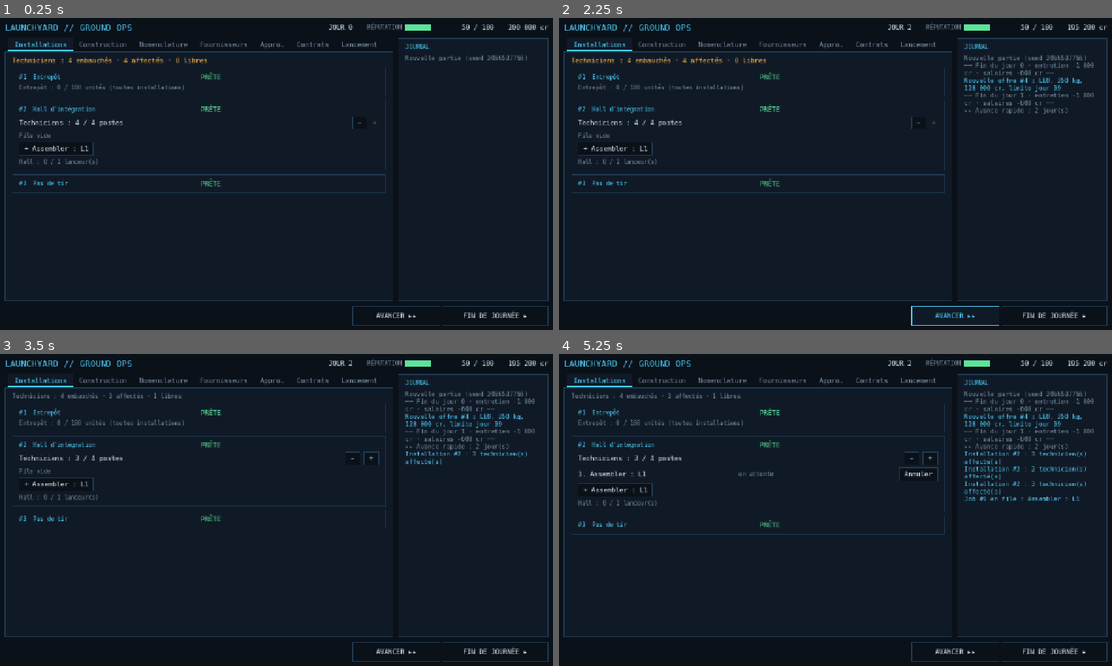
Above: before the commit, frames 1-4 (two rows, left to right).
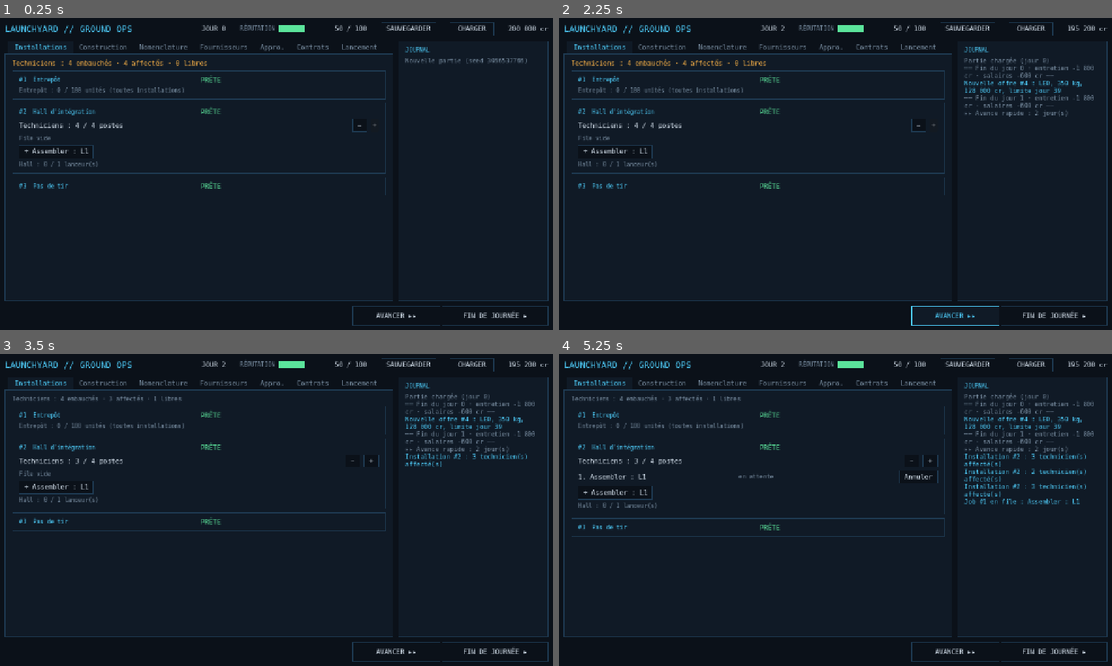
Above: after the commit, the same moments.

Repository: Flavienhr/launchyard
Game: Godot game, scene res://ui/main.tscn
Same seed, same stepped clock (60 frames per second), same inputs: the game is played once before the commit and once after it.
Inputs (mouse positions are in pixels of both pictures, inside the frame that each line leads up to):
- Up to frame 1 (0.25 s): no input
- Up to frame 2 (2.25 s): click (968, 27) at 0.5 s, where only the run after the commit has a clickable "SAUVEGARDER"; click (1029, 27) at 1.25 s, where only the run after the commit has a clickable "CHARGER"; click "AVANCER ▸▸" at 2 s
- Up to frame 3 (3.5 s): click "−" at 2.75 s
- Up to frame 4 (5.25 s): click "−" at 3.5 s; click "+" at 4.25 s; click "+ Assembler : L1" at 5 s

The runs differ from the first frame. In frame 1, 5.9% of the frame differs, in the area x 0-100%, y 1-57%; in frame 2, 7.1%; in frame 3, 6.6%; in frame 4, 7.8%, in the area x 0-100%, y 1-59%.

Commit message:
feat(ui): sauvegarde, autosave et écran Continuer, compteur de rebuts dans la sim Closes #69
Co-Authored-By: Claude Sonnet 5.5 <noreply@anthropic.com>
Claude-Session: https://claude.ai/code/session_01NqCx3gLc8aLXDSXFQhNcF2

Diff:
--- a/sim/game_state.gd
+++ b/sim/game_state.gd
@@ -23,6 +23,7 @@
 var days_in_debt: int = 0      # consecutive days with money < 0, spec 004 R1
 var game_over: bool = false    # bankruptcy reached, spec 004 R3
 var recipe_attempts: Dictionary = {} # recipe_id -> jobs that reached quality control, spec 006 R4
+var recipe_scrapped: Dictionary = {} # recipe_id -> jobs scrapped at quality control
 var market: Dictionary = MarketRules.empty_state() # {index, prev_index, shortages: id -> ends_day, spot_used}, spec 007
 
 var supply_contracts: Array = [] # see SupplyRules, spec 007 R4
@@ -52,6 +53,7 @@
 		"days_in_debt": days_in_debt,
 		"game_over": game_over,
 		"recipe_attempts": recipe_attempts.duplicate(true),
+		"recipe_scrapped": recipe_scrapped.duplicate(true),
 		"market": market.duplicate(true),
 		"supply_contracts": supply_contracts.duplicate(true),
 		"next_supply_contract_id": next_supply_contract_id,
@@ -112,6 +114,9 @@
 	s.recipe_attempts = d.get("recipe_attempts", {}).duplicate(true)
 	for recipe_id in s.recipe_attempts:
 		s.recipe_attempts[recipe_id] = int(s.recipe_attempts[recipe_id])
+	s.recipe_scrapped = d.get("recipe_scrapped", {}).duplicate(true)
+	for recipe_id in s.recipe_scrapped:
+		s.recipe_scrapped[recipe_id] = int(s.recipe_scrapped[recipe_id])
 	s.market = _market_from_dict(d.get("market", MarketRules.empty_state()))
 	s.supply_contracts = d.get("supply_contracts", []).duplicate(true)
 	for contract in s.supply_contracts:
--- a/sim/queries.gd
+++ b/sim/queries.gd
@@ -693,7 +693,7 @@
 
 
 ## Scrap curve of a recipe for display: {start, current, floor, attempts,
-## attempts_to_floor (0 when already at the floor)}.
+## attempts_to_floor (0 when already at the floor), scrapped (jobs lost so far)}.
 static func scrap_info(state: GameState, data: GameData, recipe_id: String) -> Dictionary:
 	var recipe: Dictionary = data.recipes[recipe_id]
 	var start := float(recipe.get("scrap_rate_start", 0))
@@ -704,7 +704,8 @@
 	if drop > 0.0 and start > floor_rate:
 		to_floor = maxi(0, ceili((start - floor_rate) / drop - 0.000001) - attempts)
 	return {"start": start, "current": scrap_rate(state, data, recipe_id), "floor": floor_rate,
-		"attempts": attempts, "attempts_to_floor": to_floor, "has_scrap": start > 0.0}
+		"attempts": attempts, "attempts_to_floor": to_floor, "has_scrap": start > 0.0,
+		"scrapped": int(state.recipe_scrapped.get(recipe_id, 0))}
 
 
 # --- Market (spec 007) ---
--- a/sim/simulation.gd
+++ b/sim/simulation.gd
@@ -640,6 +640,7 @@
 		job["scrap_rate"] = rate
 		if scrapped:
 			facility["jobs"].pop_front()
+			state.recipe_scrapped[job["recipe_id"]] = int(state.recipe_scrapped.get(job["recipe_id"], 0)) + 1
 			events.append(_event("job_scrapped", {
 				"job_id": job["id"], "facility_id": facility["id"],
 				"recipe_id": job["recipe_id"], "scrap_rate": rate,
--- a/tests/sim/test_scrap.gd
+++ b/tests/sim/test_scrap.gd
@@ -101,6 +101,18 @@
 	assert_eq(r.state.stock.get("ore", 0), 0)
 	assert_eq(_jobs(r.state, "forge").size(), 0)
 	assert_eq(r.state.recipe_attempts["make_engine"], 1)
+
+
+func test_recipe_scrapped_counts_and_survives_json() -> void:
+	var s := _setup({"scrap_rate_start": 1.0, "scrap_rate_floor": 1.0})
+	var state: GameState = s[0]
+	state.stock = {"part": 1, "ore": 1}
+	var r := F.run(state, s[1], 1, {0: _queue_engine(state)})
+	assert_eq(r.state.recipe_scrapped["make_engine"], 1)
+	assert_eq(SimQueries.scrap_info(r.state, s[1], "make_engine")["scrapped"], 1)
+	var restored := GameState.from_dict(JSON.parse_string(JSON.stringify(r.state.to_dict())))
+	assert_eq(restored.recipe_scrapped["make_engine"], 1)
+	assert_eq(typeof(restored.recipe_scrapped["make_engine"]), TYPE_INT)
 
 
 ## Scrap results of the forge over 20 seeds, with or without a mill job the same day.
--- /dev/null
+++ b/tests/ui/test_save_game.gd
@@ -0,0 +1,112 @@
+extends TestCase
+## Issue #69: SaveGame / GameSession save and load. Files live under
+## user://test_saves/ and are removed after each test.
+
+const F := preload("res://tests/sim/fixtures.gd")
+const DIR := "user://test_saves"
+const PATH := "user://test_saves/save.json"
+
+
+func _cleanup() -> void:
+	for file_name in DirAccess.get_files_at(DIR):
+		DirAccess.remove_absolute(DIR.path_join(file_name))
+	DirAccess.remove_absolute(DIR)
+
+
+func _write_raw(text: String) -> void:
+	DirAccess.make_dir_recursive_absolute(DIR)
+	var file := FileAccess.open(PATH, FileAccess.WRITE)
+	file.store_string(text)
+	file.close()
+
+
+## Scripted game: same commands on the same days for every run.
+func _play(session: GameSession, from_day: int, to_day: int) -> void:
+	for day in range(from_day, to_day):
+		if day == 0:
+			session.submit(Command.order("acme", "steel", 3))
+		if day == 3:
+			session.submit(Command.order("acme", "steel", 2))
+		session.end_day()
+
+
+func _json(state: GameState) -> String:
+	return JSON.stringify(state.to_dict())
+
+
+func test_roundtrip_gives_identical_state() -> void:
+	var session := GameSession.new(F.data(), 5)
+	_play(session, 0, 6)
+	assert_true(session.save_to(PATH)["ok"])
+	var result := GameSession.load_from(PATH, F.data())
+	assert_true(result["ok"])
+	var loaded: GameSession = result["session"]
+	assert_eq(_json(loaded.state), _json(session.state))
+	assert_eq(loaded.command_log.keys(), session.command_log.keys())
+	assert_eq(loaded.command_log[0][0]["args"]["quantity"], 3)
+	assert_eq(typeof(loaded.command_log[0][0]["args"]["quantity"]), TYPE_INT)
+	_cleanup()
+
+
+func test_resumed_game_matches_uninterrupted_one() -> void:
+	var full := GameSession.new(F.data(), 9)
+	_play(full, 0, 20)
+	var first := GameSession.new(F.data(), 9)
+	_play(first, 0, 10)
+	first.save_to(PATH)
+	var loaded: GameSession = GameSession.load_from(PATH, F.data())["session"]
+	_play(loaded, 10, 20)
+	assert_eq(_json(loaded.state), _json(full.state))
+	assert_eq(loaded.command_log.keys(), full.command_log.keys())
+	_cleanup()
+
+
+func test_corrupt_file_is_refused() -> void:
+	for text in ["", "not json {", "[1, 2]", "{\"save_version\": 1}",
+			"{\"save_version\": 1, \"state\": {}, \"command_log\": {}}"]:
+		_write_raw(text)
+		var result := GameSession.load_from(PATH, F.data())
+		assert_true(not result["ok"], "refused: %s" % text)
+		assert_true(result["session"] == null)
+	_cleanup()
+
+
+func test_unknown_version_is_refused() -> void:
+	var session := GameSession.new(F.data(), 1)
+	session.save_to(PATH)
+	var payload: Dictionary = JSON.parse_string(FileAccess.get_file_as_string(PATH))
+	payload["save_version"] = 99
+	_write_raw(JSON.stringify(payload))
+	var result := GameSession.load_from(PATH, F.data())
+	assert_true(not result["ok"])
+	assert_eq(result["reason"], "version")
+	_cleanup()
+
+
+func test_missing_file_is_reported() -> void:
+	var result := GameSession.load_from("user://test_saves/nope.json", F.data())
+	assert_true(not result["ok"])
+	assert_eq(result["reason"], "missing")
+
+
+func test_autosave_each_day_and_deleted_on_game_over() -> void:
+	var session := GameSession.new(F.data(), 1)
+	session.autosave_path = PATH
+	session.end_day()
+	assert_true(SaveGame.exists(PATH))
+	assert_eq(SaveGame.read(PATH)["saved_day"], 1)
+	session.data.rules = {"bankruptcy_grace_days": 3, "bankruptcy_warning_days": 2}
+	session.state.money = -1000000000
+	for i in 5:
+		session.end_day()
+	assert_true(session.state.game_over)
+	assert_true(not SaveGame.exists(PATH))
+	_cleanup()
+
+
+func test_fast_forward_autosaves_once_at_the_end() -> void:
+	var session := GameSession.new(F.data(), 1)
+	session.autosave_path = PATH
+	var days := session.fast_forward()
+	assert_eq(SaveGame.read(PATH)["saved_day"], days)
+	_cleanup()
--- a/ui/game_session.gd
+++ b/ui/game_session.gd
@@ -23,6 +23,8 @@
 var data: GameData
 var state: GameState
 var command_log: Dictionary = {}  # day -> Array of Command.to_dict()
+## Where the end-of-day autosave goes. Empty = no autosave (tests, bots).
+var autosave_path := ""
 
 
 func _init(p_data: GameData, game_seed: int) -> void:
@@ -40,7 +42,35 @@
 func end_day() -> void:
 	if state.game_over:
 		return
-	changed.emit(Simulation.end_day(state, data))
+	var events := Simulation.end_day(state, data)
+	_autosave()
+	changed.emit(events)
+
+
+## Writes the current game. Returns SaveGame.write()'s {ok, reason}.
+func save_to(path: String) -> Dictionary:
+	return SaveGame.write(path, state, command_log)
+
+
+## Rebuilds a session from a file. Returns {ok, reason, session}.
+static func load_from(path: String, p_data: GameData) -> Dictionary:
+	var result := SaveGame.read(path)
+	if not result["ok"]:
+		return {"ok": false, "reason": result["reason"], "session": null}
+	var session := GameSession.new(p_data, 0)
+	session.state = result["state"]
+	session.command_log = result["command_log"]
+	return {"ok": true, "reason": "", "session": session}
+
+
+## One autosave per call; a finished game deletes it instead.
+func _autosave() -> void:
+	if autosave_path == "":
+		return
+	if state.game_over:
+		SaveGame.remove(autosave_path)
+	else:
+		save_to(autosave_path)
 
 
 ## Chains end_day() and stops after the first day that holds a stop event, when
@@ -59,6 +89,7 @@
 				or _invoices_overdraw(events, money_before):
 			break
 	if days > 0:
+		_autosave()
 		changed.emit(all_events)
 	return days
 
--- a/ui/main.gd
+++ b/ui/main.gd
@@ -63,9 +63,6 @@
 
 var session: GameSession
 
-# Jobs scrapped per recipe since the game started (UI tally of job_scrapped events, display only).
-var _scrapped: Dictionary = {}
-
 # Launch form selection (UI state only). -1 = not chosen yet, first valid option is used.
 var _sel_launcher := -1
 var _sel_pad := -1
@@ -99,6 +96,7 @@
 @onready var _banner_label: Label = %BannerLabel
 @onready var _game_over: Control = %GameOver
 @onready var _game_over_summary: Label = %Summary
+@onready var _start_screen: Control = %StartScreen
 @onready var _log: RichTextLabel = %LogText
 
 
@@ -106,22 +104,82 @@
 	%EndDayButton.pressed.connect(func() -> void: session.end_day())
 	%FastForwardButton.pressed.connect(_on_fast_forward)
 	%NewGameButton.pressed.connect(_new_game)
+	%SaveButton.pressed.connect(_on_save)
+	%LoadButton.pressed.connect(_on_load)
+	%ContinueButton.pressed.connect(_on_continue)
+	%StartNewButton.pressed.connect(_new_game)
 	var titles := [tr("Installations"), tr("Construction"), tr("Nomenclature"),
 		tr("Fournisseurs"), tr("Appro."), tr("Contrats"), tr("Lancement")]
 	for i in titles.size():
 		_tabs.set_tab_title(i, titles[i])
+	var autosave := SaveGame.read(SaveGame.AUTOSAVE_PATH)
+	if autosave["ok"]:
+		_new_game()  # a session must exist behind the start screen
+		var saved: GameState = autosave["state"]
+		%StartSummary.text = tr("Dernière partie : jour %d, trésorerie %s cr.") % [saved.day, _fmt(saved.money)]
+		%ContinueButton.text = tr("CONTINUER (JOUR %d, %s CR)") % [saved.day, _fmt(saved.money)]
+		_start_screen.visible = true
+		return
 	_new_game()
-
-
-func _new_game() -> void:
-	randomize()
-	session = GameSession.new(DataLoader.load_default(), randi())
+	if autosave["reason"] != "missing":
+		_log_line(tr("Sauvegarde automatique ignorée (%s)") % _save_reason(autosave["reason"]), COLOR_WARN)
+
+
+func _save_reason(reason: String) -> String:
+	match reason:
+		"missing": return tr("fichier absent")
+		"version": return tr("version inconnue")
+		"io": return tr("écriture impossible")
+	return tr("fichier illisible")
+
+
+func _attach(new_session: GameSession) -> void:
+	session = new_session
+	session.autosave_path = SaveGame.AUTOSAVE_PATH
 	session.changed.connect(_on_session_changed)
 	_sel_launcher = -1
 	_sel_pad = -1
 	_sel_contract = -1
 	_sel_day = -1
-	_scrapped.clear()
+	_log.clear()
+
+
+func _on_save() -> void:
+	var result := session.save_to(SaveGame.MANUAL_PATH)
+	if result["ok"]:
+		_log_line(tr("Partie sauvegardée (jour %d)") % session.state.day, COLOR_OK)
+	else:
+		_log_line(tr("Sauvegarde impossible (%s)") % _save_reason(result["reason"]), COLOR_DANGER)
+
+
+func _on_load() -> void:
+	_load_from(SaveGame.MANUAL_PATH)
+
+
+func _on_continue() -> void:
+	_load_from(SaveGame.AUTOSAVE_PATH)
+
+
+func _load_from(path: String) -> void:
+	var result := GameSession.load_from(path, session.data)
+	if not result["ok"]:
+		_start_screen.visible = false
+		_log_line(tr("Chargement impossible : %s") % _save_reason(result["reason"]), COLOR_WARN)
+		return
+	_start_screen.visible = false
+	_attach(result["session"])
+	_log_line(tr("Partie chargée (jour %d)") % session.state.day, COLOR_DIM)
+	_refresh()
+
+
+func _new_game() -> void:
+	_start_screen.visible = false
+	randomize()
+	_attach(GameSession.new(DataLoader.load_default(), randi()))
+	_sel_launcher = -1
+	_sel_pad = -1
+	_sel_contract = -1
+	_sel_day = -1
 	_log.clear()
 	_log_line(tr("Nouvelle partie (seed %d)") % session.state.game_seed, COLOR_DIM)
 	_refresh()
@@ -344,7 +402,7 @@
 				roundi(scrap["floor"] * 100), scrap["attempts_to_floor"]]
 		else:
 			text += tr(" (plancher atteint)")
-		var lost := int(_scrapped.get(recipe_id, 0))
+		var lost := int(scrap["scrapped"])
 		if lost > 0:
 			text += tr(" · %d raté(s)") % lost
 		_label(card, text, &"WarnLabel" if lost > 0 else &"DimLabel")
@@ -1358,7 +1416,6 @@
 		"output_blocked":
 			_log_line(tr("Job #%d : sortie bloquée, entrepôt plein") % e["job_id"], COLOR_WARN)
 		"job_scrapped":
-			_scrapped[e["recipe_id"]] = int(_scrapped.get(e["recipe_id"], 0)) + 1
 			_log_line(tr("Job #%d RATÉ : %s mis au rebut (taux %d %%), composants perdus") % [
 				e["job_id"], _recipe_name(e["recipe_id"]), roundi(float(e["scrap_rate"]) * 100)], COLOR_DANGER)
 		"job_completed":
--- a/ui/main.tscn
+++ b/ui/main.tscn
@@ -74,6 +74,18 @@
 layout_mode = 2
 text = "0"
 
+[node name="SaveButton" type="Button" parent="Margin/Root/Header"]
+unique_name_in_owner = true
+custom_minimum_size = Vector2(120, 0)
+layout_mode = 2
+text = "SAUVEGARDER"
+
+[node name="LoadButton" type="Button" parent="Margin/Root/Header"]
+unique_name_in_owner = true
+custom_minimum_size = Vector2(100, 0)
+layout_mode = 2
+text = "CHARGER"
+
 [node name="MoneyLabel" type="Label" parent="Margin/Root/Header"]
 unique_name_in_owner = true
 layout_mode = 2
@@ -259,3 +271,60 @@
 custom_minimum_size = Vector2(0, 44)
 layout_mode = 2
 text = "NOUVELLE PARTIE"
+
+[node name="StartScreen" type="Control" parent="."]
+unique_name_in_owner = true
+visible = false
+layout_mode = 1
+anchors_preset = 15
+anchor_right = 1.0
+anchor_bottom = 1.0
+grow_horizontal = 2
+grow_vertical = 2
+
+[node name="Dim" type="ColorRect" parent="StartScreen"]
+layout_mode = 1
+anchors_preset = 15
+anchor_right = 1.0
+anchor_bottom = 1.0
+grow_horizontal = 2
+grow_vertical = 2
+color = Color(0.043, 0.067, 0.098, 0.9)
+
+[node name="Center" type="CenterContainer" parent="StartScreen"]
+layout_mode = 1
+anchors_preset = 15
+anchor_right = 1.0
+anchor_bottom = 1.0
+grow_horizontal = 2
+grow_vertical = 2
+
+[node name="Panel" type="PanelContainer" parent="StartScreen/Center"]
+custom_minimum_size = Vector2(480, 0)
+layout_mode = 2
+
+[node name="VBox" type="VBoxContainer" parent="StartScreen/Center/Panel"]
+layout_mode = 2
+theme_override_constants/separation = 12
+
+[node name="Title" type="Label" parent="StartScreen/Center/Panel/VBox"]
+layout_mode = 2
+theme_type_variation = &"TitleLabel"
+text = "LAUNCHYARD"
+
+[node name="StartSummary" type="Label" parent="StartScreen/Center/Panel/VBox"]
+unique_name_in_owner = true
+layout_mode = 2
+autowrap_mode = 3
+
+[node name="ContinueButton" type="Button" parent="StartScreen/Center/Panel/VBox"]
+unique_name_in_owner = true
+custom_minimum_size = Vector2(0, 44)
+layout_mode = 2
+text = "CONTINUER"
+
+[node name="StartNewButton" type="Button" parent="StartScreen/Center/Panel/VBox"]
+unique_name_in_owner = true
+custom_minimum_size = Vector2(0, 44)
+layout_mode = 2
+text = "NOUVELLE PARTIE"
--- /dev/null
+++ b/ui/save_game.gd
@@ -0,0 +1,132 @@
+class_name SaveGame
+extends RefCounted
+## The only place that reads or writes saved games (sim/ does no IO).
+## Every function takes the file path, so tests can use a throwaway one.
+## Format: {save_version, saved_day, state: GameState.to_dict(), command_log}.
+## Failures never raise: they come back as {ok: false, reason: ...}.
+
+const SAVE_VERSION := 1
+const AUTOSAVE_PATH := "user://saves/autosave.json"
+const MANUAL_PATH := "user://saves/manual.json"
+
+## Fields that older saves may lack (GameState.from_dict has defaults for them).
+const OPTIONAL_STATE_KEYS := ["recipe_attempts", "recipe_scrapped", "market",
+	"supply_contracts", "next_supply_contract_id"]
+
+
+## Writes the file (temp file then rename, so a crash never leaves half a save).
+## Returns {ok, reason}.
+static func write(path: String, state: GameState, command_log: Dictionary) -> Dictionary:
+	if DirAccess.make_dir_recursive_absolute(path.get_base_dir()) != OK:
+		return {"ok": false, "reason": "io"}
+	var payload := {
+		"save_version": SAVE_VERSION,
+		"saved_day": state.day,
+		"state": state.to_dict(),
+		"command_log": command_log,
+	}
+	var tmp := path + ".tmp"
+	var file := FileAccess.open(tmp, FileAccess.WRITE)
+	if file == null:
+		return {"ok": false, "reason": "io"}
+	file.store_string(JSON.stringify(payload))
+	file.close()
+	if DirAccess.rename_absolute(tmp, path) != OK:
+		DirAccess.remove_absolute(tmp)
+		return {"ok": false, "reason": "io"}
+	return {"ok": true, "reason": ""}
+
+
+## Returns {ok, reason, state, command_log, saved_day}. reason is one of
+## "missing", "unreadable", "corrupt", "version" when ok is false.
+static func read(path: String) -> Dictionary:
+	if not FileAccess.file_exists(path):
+		return _fail("missing")
+	var file := FileAccess.open(path, FileAccess.READ)
+	if file == null:
+		return _fail("unreadable")
+	var text := file.get_as_text()
+	file.close()
+	var json := JSON.new()
+	if json.parse(text) != OK or not (json.data is Dictionary):
+		return _fail("corrupt")
+	var payload: Dictionary = json.data
+	if not payload.has("save_version") or not _is_number(payload["save_version"]) \
+			or int(payload["save_version"]) != SAVE_VERSION:
+		return _fail("version")
+	if not (payload.get("state") is Dictionary) or not (payload.get("command_log") is Dictionary) \
+			or not _state_is_valid(payload["state"]):
+		return _fail("corrupt")
+	var log = _log_from_json(payload["command_log"])
+	if log == null:
+		return _fail("corrupt")
+	return {"ok": true, "reason": "", "state": GameState.from_dict(payload["state"]),
+		"command_log": log, "saved_day": int(payload["state"]["day"])}
+
+
+static func exists(path: String) -> bool:
+	return FileAccess.file_exists(path)
+
+
+static func remove(path: String) -> void:
+	if FileAccess.file_exists(path):
+		DirAccess.remove_absolute(path)
+
+
+static func _fail(reason: String) -> Dictionary:
+	return {"ok": false, "reason": reason, "state": null, "command_log": {}, "saved_day": 0}
+
+
+static func _is_number(v: Variant) -> bool:
+	return typeof(v) == TYPE_INT or typeof(v) == TYPE_FLOAT
+
+
+## Every required key is present with the right kind of value.
+static func _state_is_valid(d: Dictionary) -> bool:
+	var reference := GameState.new().to_dict()
+	for key in reference:
+		if not d.has(key):
+			if key in OPTIONAL_STATE_KEYS:
+				continue
+			return false
+		var want: Variant = reference[key]
+		var got: Variant = d[key]
+		if _is_number(want):
+			if not _is_number(got):
+				return false
+		elif typeof(want) != typeof(got):
+			return false
+	for facility in d["facilities"]:
+		if not (facility is Dictionary) or not (facility.get("jobs") is Array):
+			return false
+	return true
+
+
+## JSON keys are strings and numbers are floats: restore int days and int args.
+## Returns null when an entry is malformed.
+static func _log_from_json(raw: Dictionary) -> Variant:
+	var out := {}
+	for key in raw:
+		if not String(key).is_valid_int() or not (raw[key] is Array):
+			return null
+		var commands: Array = []
+		for entry in raw[key]:
+			if not (entry is Dictionary) or not entry.has("type") or not (entry.get("args") is Dictionary):
+				return null
+			commands.append({"type": entry["type"], "args": _recast(entry["args"])})
+		out[int(key)] = commands
+	return out
+
+
+static func _recast(v: Variant) -> Variant:
+	match typeof(v):
+		TYPE_FLOAT:
+			return int(v) if v == floorf(v) else v
+		TYPE_ARRAY:
+			return v.map(_recast)
+		TYPE_DICTIONARY:
+			var out := {}
+			for k in v:
+				out[k] = _recast(v[k])
+			return out
+	return v
Not shown, added: tests/ui/test_save_game.gd.uid
Not shown, added: ui/save_game.gd.uid
